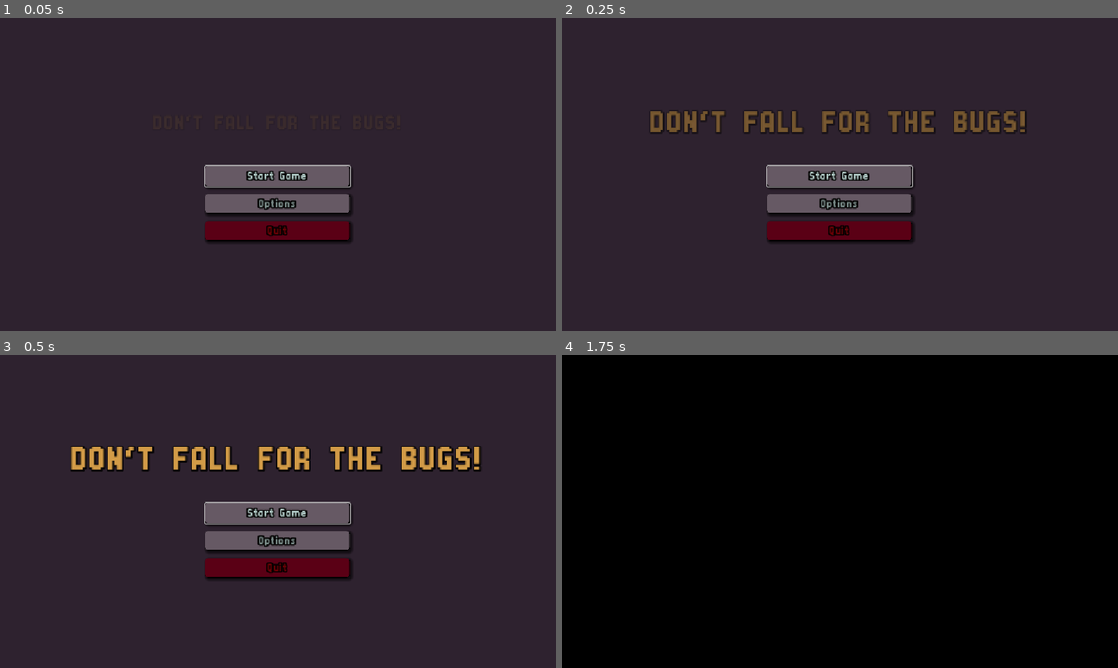
Above: before the commit, frames 1-4 (two rows, left to right).
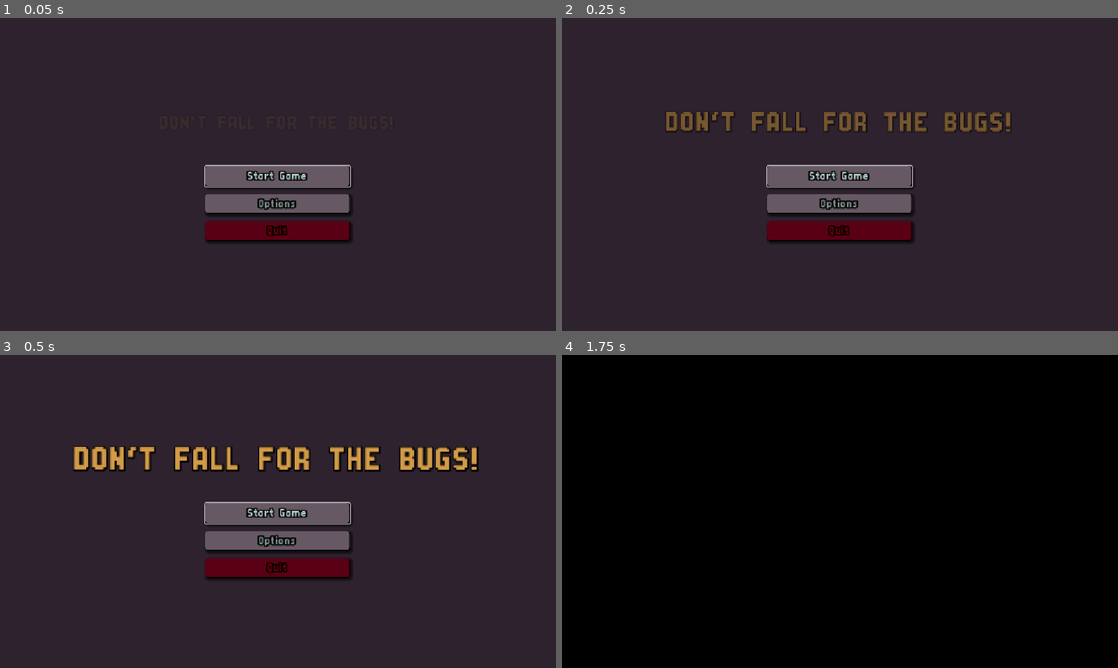
Above: after the commit, the same moments.

Repository: Ollenat/DontFallForTheBugs
Game: Godot game, scene res://scenes/main_menu.tscn
Two runs of this game, one before a commit and one after it. Both use one fixed random seed, a clock stepped at 60 frames per second and the inputs below.
Inputs (mouse positions are in pixels of both pictures, inside the frame that each line leads up to):
- Up to frame 1 (0.05 s): no input
- Up to frame 2 (0.25 s): no input
- Up to frame 3 (0.5 s): no input
- Up to frame 4 (1.75 s): click "Start Game" at 0.5 s; tap Enter at 1.25 s; move the mouse to (962, 495) at 1.27 s; click (962, 495) at 1.42 s

The runs differ from the first frame. In frame 2, 2.2% of the frame differs, in the area x 15-84%, y 29-37%; in frame 3, 2.2%, in the area x 12-87%, y 29-38%; in frame 4, nothing differs.

Commit message:
menu fixes

Diff:
--- a/Text_theme.tres
+++ b/Text_theme.tres
@@ -43,7 +43,7 @@
 Button/styles/hover_pressed = ExtResource("2_gbh2n")
 Button/styles/normal = ExtResource("2_gbh2n")
 Button/styles/pressed = ExtResource("2_gbh2n")
-Label/colors/font_color = Color(0.47843137, 0.1882353, 0.27058825, 1)
+Label/colors/font_color = Color(0.47058824, 0.5411765, 0.5294118, 1)
 Label/colors/font_outline_color = Color(0, 0, 0, 1)
 Label/constants/line_spacing = 3
 Label/constants/outline_size = 12
--- a/main_menu.gd
+++ b/main_menu.gd
@@ -31,7 +31,6 @@
 
 func _on_start_pressed() -> void:
 	if ResourceLoader.exists(game_scene):
-		push_warning("sigma")
 		get_tree().change_scene_to_file(game_scene)
 	else:
 		push_warning("Game scene not found: %s" % game_scene)
@@ -48,9 +47,15 @@
 	get_tree().quit()
 
 
-func _center_title_pivot() -> void:
+func _on_title_laid_out() -> void:
+	# Called after the container lays out the title (it resets scale and
+	# rotation each time), so our settings are re-applied here.
 	# Scale from the middle of the label instead of its top-left corner.
 	title_label.pivot_offset = title_label.size / 2.0
+	# Godot snaps controls to whole pixels, which makes scaling text jump
+	# by up to 1px per frame. A tiny rotation turns that snapping off for
+	# this label only, and is far too small to see.
+	title_label.rotation = 0.001
 
 
 func _animate_title() -> void:
@@ -58,8 +63,7 @@
 		push_error("Title node not found. Right-click it in the Scene dock and choose 'Access as Unique Name'.")
 		return
 
-	# The container controls the label's size, so keep the pivot updated.
-	title_label.resized.connect(_center_title_pivot)
+	title_label.get_parent().sort_children.connect(_on_title_laid_out)
 
 	# Hide right away so there is no flash before the animation starts.
 	title_label.modulate.a = 0.0
@@ -67,19 +71,19 @@
 	# Containers reset a child's scale during their first layout pass,
 	# so wait one frame before setting the starting scale.
 	await get_tree().process_frame
-	_center_title_pivot()
+	_on_title_laid_out()
 	title_label.scale = Vector2(0.5, 0.5)
 
 	# Intro: fade in while bouncing up to full size.
 	var intro := create_tween().set_parallel(true)
 	intro.tween_property(title_label, "modulate:a", 1.0, 0.6)
-	intro.tween_property(title_label, "scale", Vector2.ONE, 0.8) \
+	intro.tween_property(title_label, "scale", Vector2.ONE, 1.1) \
 		.set_trans(Tween.TRANS_BACK).set_ease(Tween.EASE_OUT)
 	await intro.finished
 
 	# Then a gentle, endless pulse.
 	var pulse := create_tween().set_loops()
-	pulse.tween_property(title_label, "scale", Vector2(1.1, 1.1), 0.9) \
+	pulse.tween_property(title_label, "scale", Vector2(1.1, 1.1), 0.8) \
 		.set_trans(Tween.TRANS_SINE).set_ease(Tween.EASE_IN_OUT)
-	pulse.tween_property(title_label, "scale", Vector2.ONE, 0.9) \
+	pulse.tween_property(title_label, "scale", Vector2.ONE, 0.8) \
 		.set_trans(Tween.TRANS_SINE).set_ease(Tween.EASE_IN_OUT)
--- a/options_menu.gd
+++ b/options_menu.gd
@@ -10,6 +10,7 @@
 @onready var volume_value: Label = %VolumeValue
 @onready var fullscreen_check: CheckButton = %FullscreenCheck
 @onready var back_button: Button = %BackButton
+@onready var title_label: Label = %Title
 
 
 func _ready() -> void:
@@ -26,6 +27,8 @@
 	back_button.pressed.connect(_on_back_pressed)
 
 	back_button.grab_focus()
+
+	_animate_title()
 
 
 func _unhandled_input(event: InputEvent) -> void:
@@ -63,6 +66,48 @@
 
 # --- Helpers -----------------------------------------------------------------
 
+func _on_title_laid_out() -> void:
+	# Called after the container lays out the title (it resets scale and
+	# rotation each time), so our settings are re-applied here.
+	# Scale from the middle of the label instead of its top-left corner.
+	title_label.pivot_offset = title_label.size / 2.0
+	# Godot snaps controls to whole pixels, which makes scaling text jump
+	# by up to 1px per frame. A tiny rotation turns that snapping off for
+	# this label only, and is far too small to see.
+	title_label.rotation = 0.001
+
+
+func _animate_title() -> void:
+	if title_label == null:
+		push_error("Title node not found. Right-click it in the Scene dock and choose 'Access as Unique Name'.")
+		return
+
+	title_label.get_parent().sort_children.connect(_on_title_laid_out)
+
+	# Hide right away so there is no flash before the animation starts.
+	title_label.modulate.a = 0.0
+
+	# Containers reset a child's scale during their first layout pass,
+	# so wait one frame before setting the starting scale.
+	await get_tree().process_frame
+	_on_title_laid_out()
+	title_label.scale = Vector2(0.5, 0.5)
+
+	# Intro: fade in while bouncing up to full size.
+	var intro := create_tween().set_parallel(true)
+	intro.tween_property(title_label, "modulate:a", 1.0, 0.6)
+	intro.tween_property(title_label, "scale", Vector2.ONE, 1.1) \
+		.set_trans(Tween.TRANS_BACK).set_ease(Tween.EASE_OUT)
+	await intro.finished
+
+	# Then a gentle, endless pulse.
+	var pulse := create_tween().set_loops()
+	pulse.tween_property(title_label, "scale", Vector2(1.1, 1.1), 0.8) \
+		.set_trans(Tween.TRANS_SINE).set_ease(Tween.EASE_IN_OUT)
+	pulse.tween_property(title_label, "scale", Vector2.ONE, 0.8) \
+		.set_trans(Tween.TRANS_SINE).set_ease(Tween.EASE_IN_OUT)
+
+
 func _update_volume_label(value: float) -> void:
 	volume_value.text = "%d%%" % roundi(value * 100.0)
 
